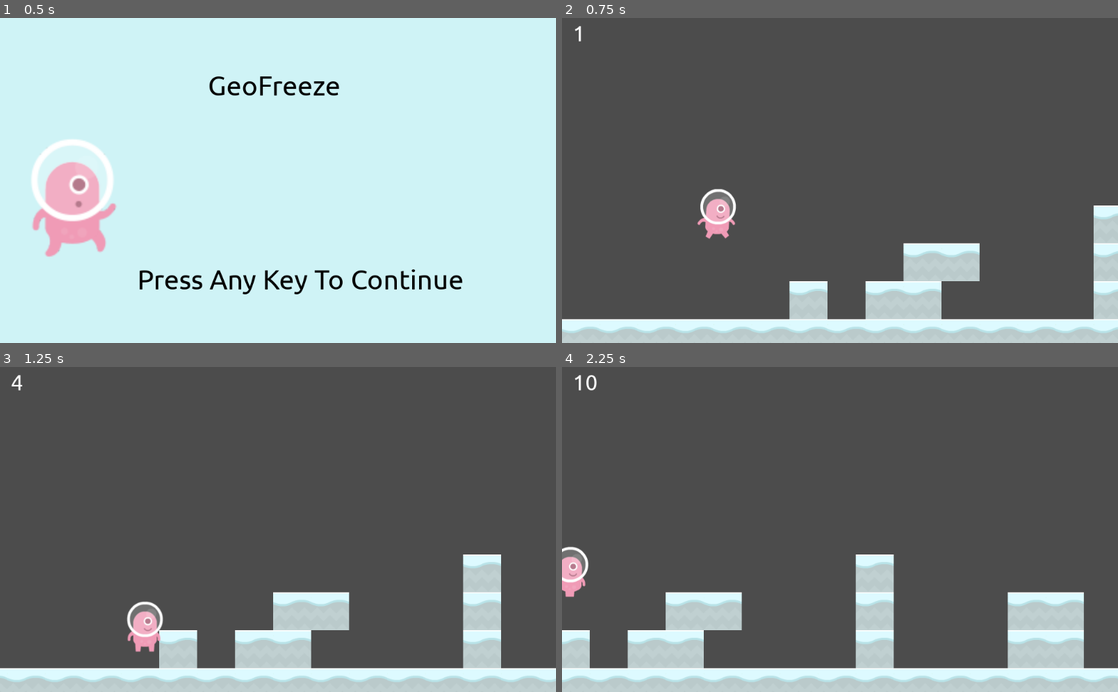
Above: before the commit, frames 1-4 (two rows, left to right).
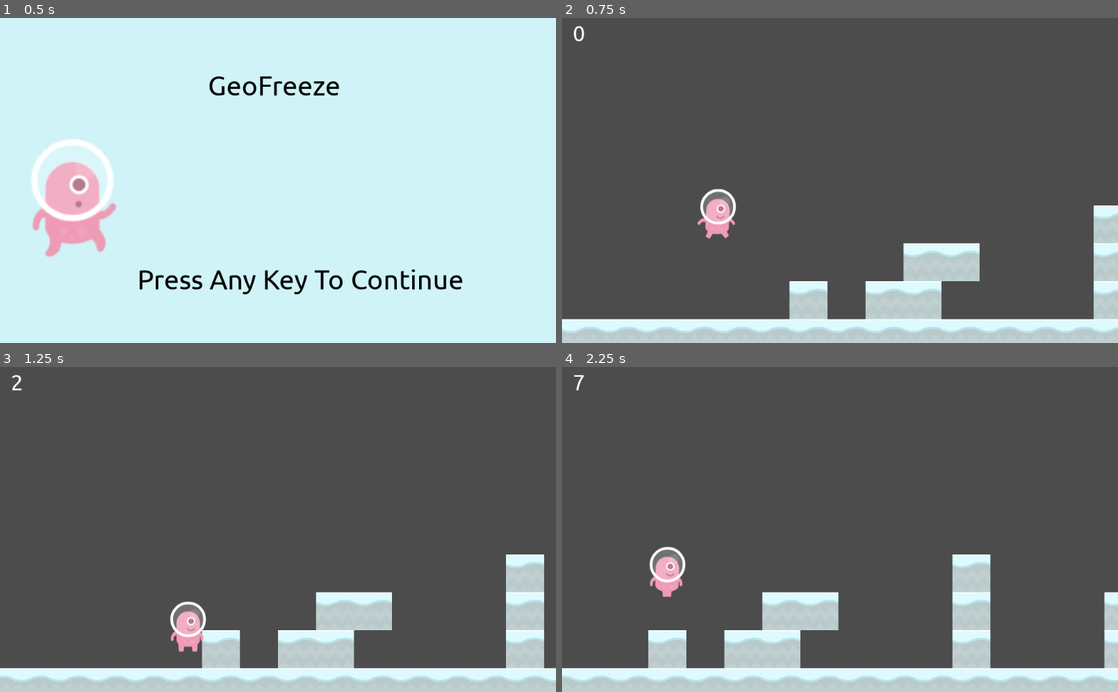
Above: after the commit, the same moments.

Repository: AngelOnFira/uottawa-game-jam
Game: Godot game, scene res://Scenes/TitleScreen.tscn
Same seed, same stepped clock (60 frames per second), same inputs: the game is played once before the commit and once after it.
Inputs:
- Up to frame 1 (0.5 s): no input
- Up to frame 2 (0.75 s): tap Enter at 0.5 s; hold Right (ui_right) from 0.53 s (still down)
- Up to frame 3 (1.25 s): keep holding Right (ui_right); tap Up (ui_up) at 0.77 s
- Up to frame 4 (2.25 s): tap Up (ui_up) at 1.52 s; release Right (ui_right) at 2.03 s; hold Left (ui_left) from 2.03 s (still down)

Frame 1 is identical in both runs. In frame 2, less than 0.1% of the frame differs, in the area x 2-4%, y 2-8%; in frame 3, 12%; in frame 4, 18%, in the area x 0-100%, y 2-97%.

Commit message:
Fixed the speed of the player

Diff:
--- a/game-jam/Scenes/Camera.tscn
+++ b/game-jam/Scenes/Camera.tscn
@@ -2,7 +2,7 @@
 
 [ext_resource path="res://Scripts/Camera.gd" type="Script" id=1]
 
-[node name="Camera" type="Node2D"]
+[node name="Camera" type="Node2D" index="0"]
 
 script = ExtResource( 1 )
 
--- a/game-jam/Scenes/DeathScreen.tscn
+++ b/game-jam/Scenes/DeathScreen.tscn
@@ -13,7 +13,7 @@
 font_data = ExtResource( 3 )
 _sections_unfolded = [ "Extra Spacing", "Font", "Resource", "Settings" ]
 
-[node name="DeathScreen" type="Node" index="0"]
+[node name="DeathScreen" type="Node"]
 
 script = ExtResource( 1 )
 
--- a/game-jam/Scenes/Map.tscn
+++ b/game-jam/Scenes/Map.tscn
@@ -13,7 +13,7 @@
 font_data = ExtResource( 4 )
 _sections_unfolded = [ "Font", "Settings" ]
 
-[node name="Map" type="Node2D" index="0"]
+[node name="Map" type="Node2D"]
 
 script = ExtResource( 1 )
 
--- a/game-jam/Scripts/Camera.gd
+++ b/game-jam/Scripts/Camera.gd
@@ -13,4 +13,4 @@
 
 
 func _process(delta):
-	self.position.x += 312*delta
+	self.position.x += min(200 * delta + (self.position.x * delta * 0.05), 8)
